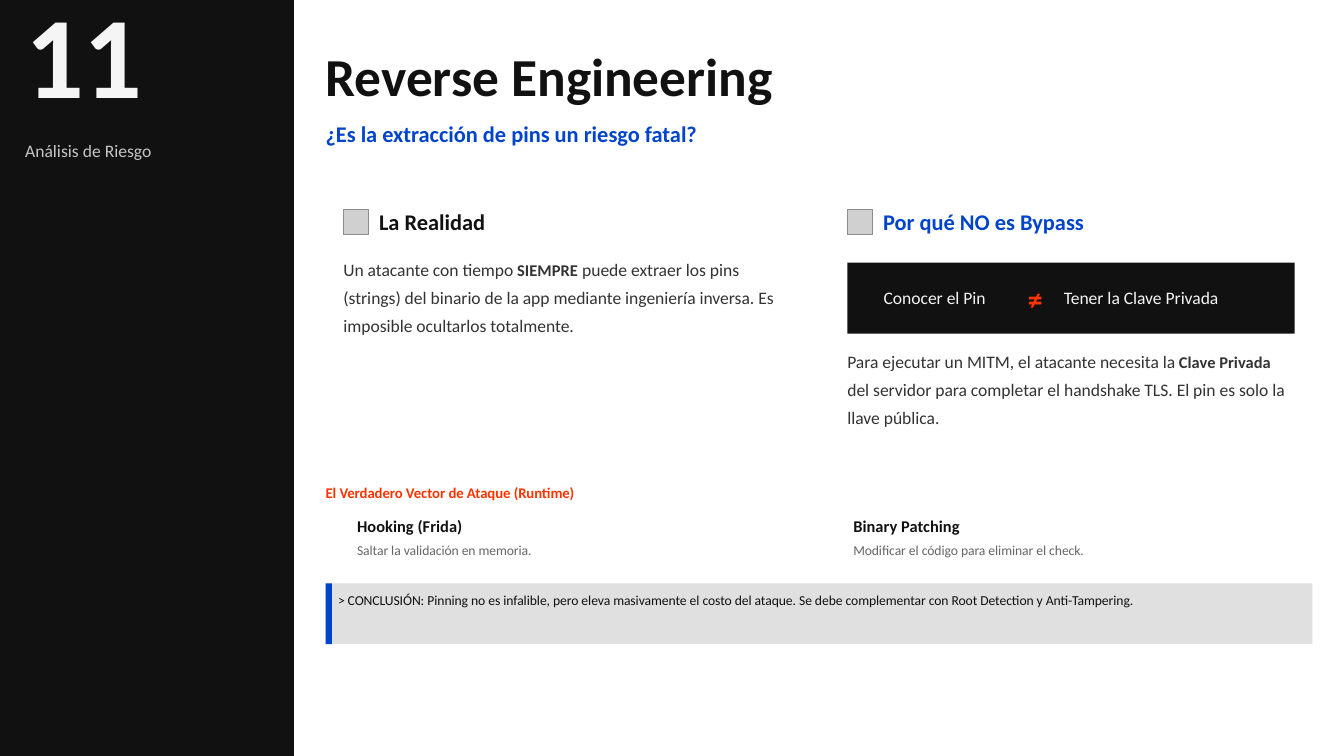
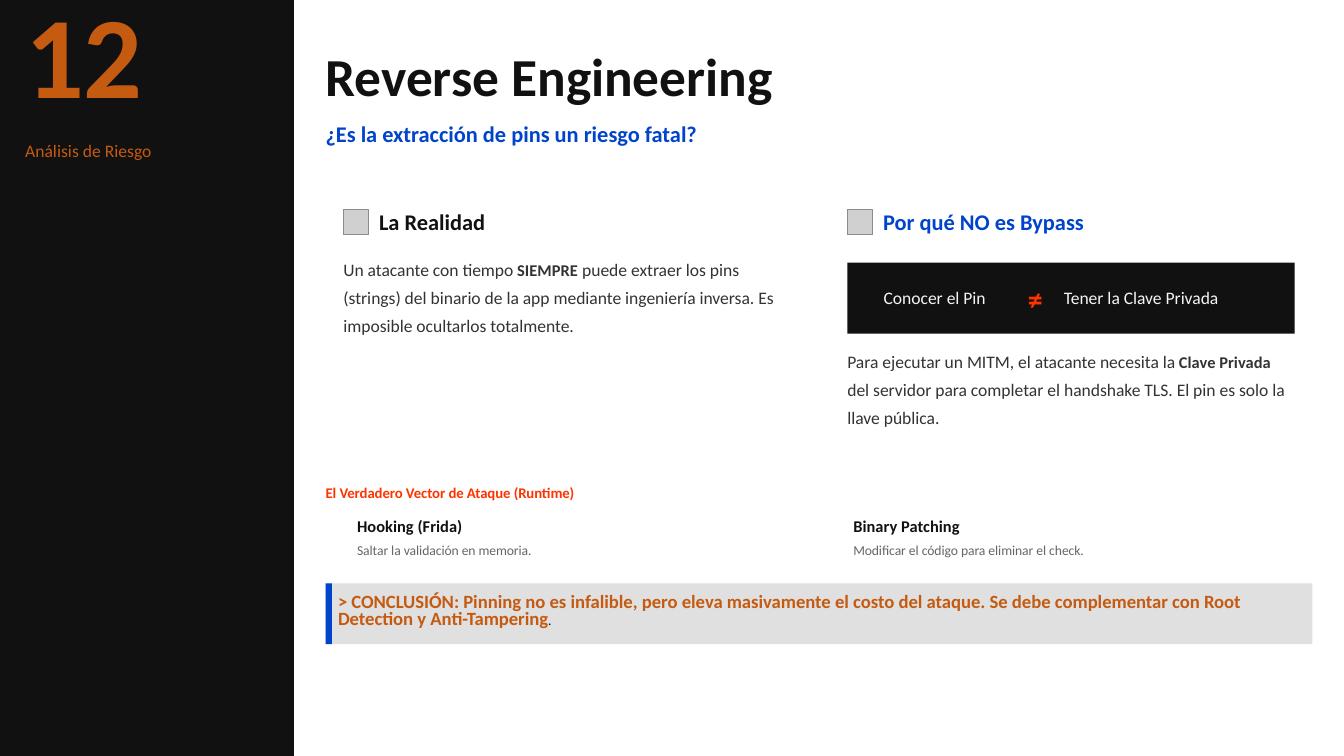
Before and after one commit to pcanelo/spki-pinning-lab, a slide deck: slide 13 of Certificate_Pinning_en_Banca_Arquitectura_y_Operación_2026.pptx (slide 11 before the commit). Drawn at 1344x756 pixels with LibreOffice and Linux fonts; fonts in the diff are those of the drawing; grey boxes stand for pictures; background and template pictures are left out. Boxes give left, top, right and bottom in pixels: in the first picture for what was removed or moved away, otherwise in the second. Text is boxed around its words. In the diff, an @@ line names an element or a change of style, - is before the commit and + after.

```diff
--- a/Certificate_Pinning_en_Banca_Arquitectura_y_Operación_2026.pptx
+++ b/Certificate_Pinning_en_Banca_Arquitectura_y_Operación_2026.pptx
@@ text at box(25, 22, 142, 98): text changed; text colour #F5F5F5 to #C55A11 @@
-11
+12
@@ text "Análisis de Riesgo" at box(25, 145, 152, 160): text colour #F5F5F5 at 80% opacity to #C55A11 @@
@@ text "> CONCLUSIÓN: Pinning no es ..." at box(338, 593, 1241, 628): size 7.3 to 10 pt, text colour #111111 to #C55A11, bold on @@
```
Also in this commit, not shown: 14 other slides changed, 3 slides added, 1 other file.
